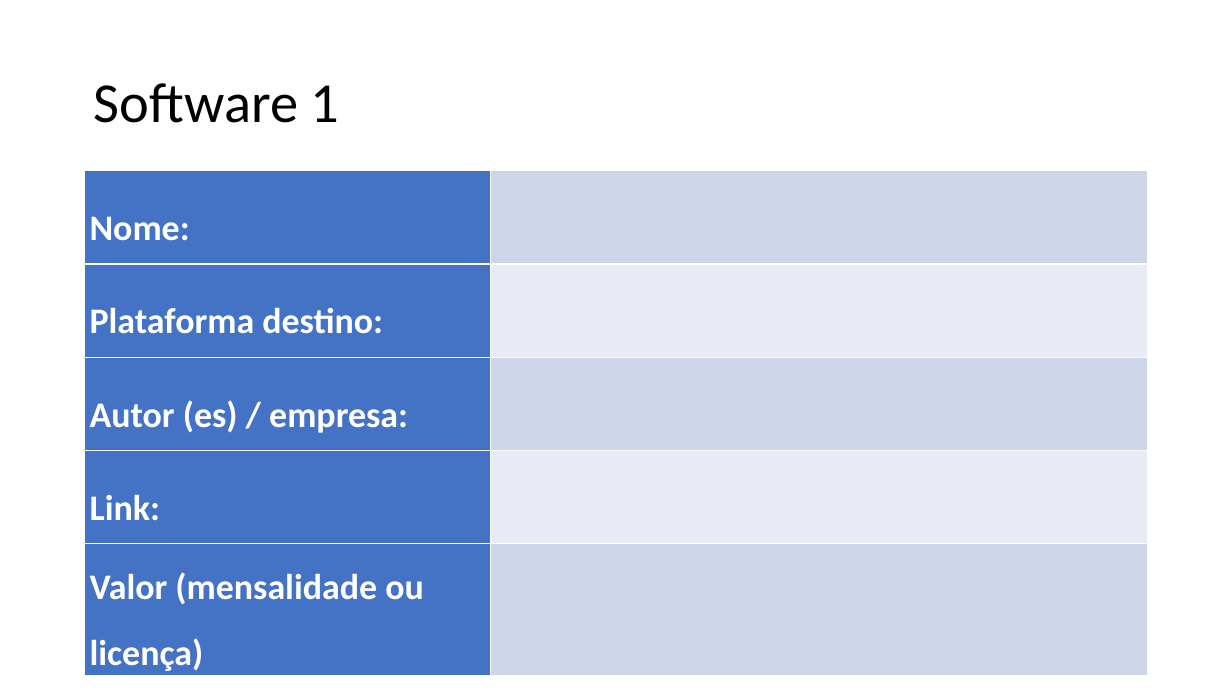
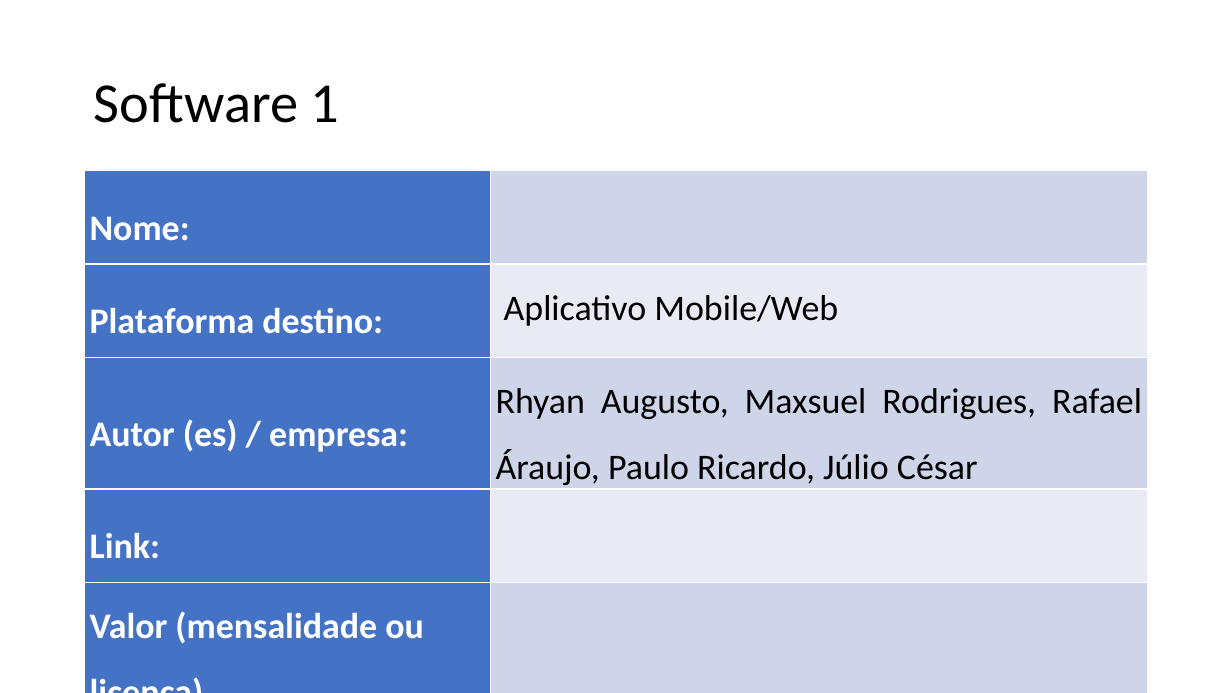
Before and after one commit to JULIOcesar353/doc-tcc-gestaoSupermercado, a slide deck: slide 2 of Arquivos para fazer/014 - Relatório softwares.pptx. Drawn at 1232x693 pixels with LibreOffice and Linux fonts; fonts in the diff are those of the drawing. Boxes give left, top, right and bottom in pixels: in the first picture for what was removed or moved away, otherwise in the second. Text is boxed around its words. In the diff, an @@ line names an element or a change of style, - is before the commit and + after.

```diff
--- a/Arquivos para fazer/014 - Relatório softwares.pptx
+++ b/Arquivos para fazer/014 - Relatório softwares.pptx
@@ table at bbox=[85, 171, 1148, 693] @@
-row 2, column 2: 
+row 2, column 2: Aplicativo Mobile/Web
-row 3, column 2: 
+row 3, column 2: Rhyan Augusto, Maxsuel Rodrigues, Rafael Áraujo, Paulo Ricardo, Júlio César
```
Also in this commit, not shown: 4 other slides changed, 16 slides removed, 1 other file.
